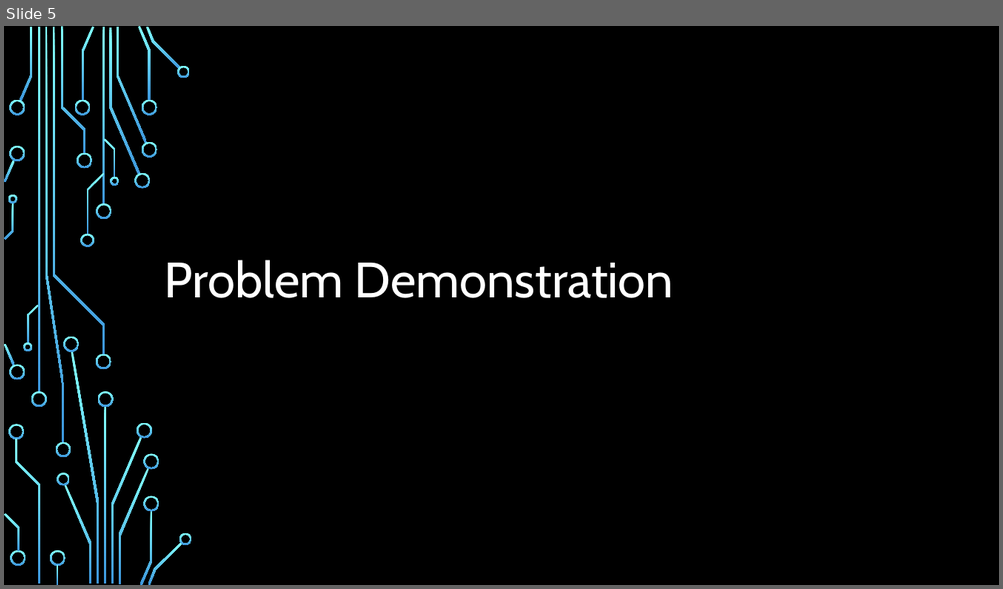
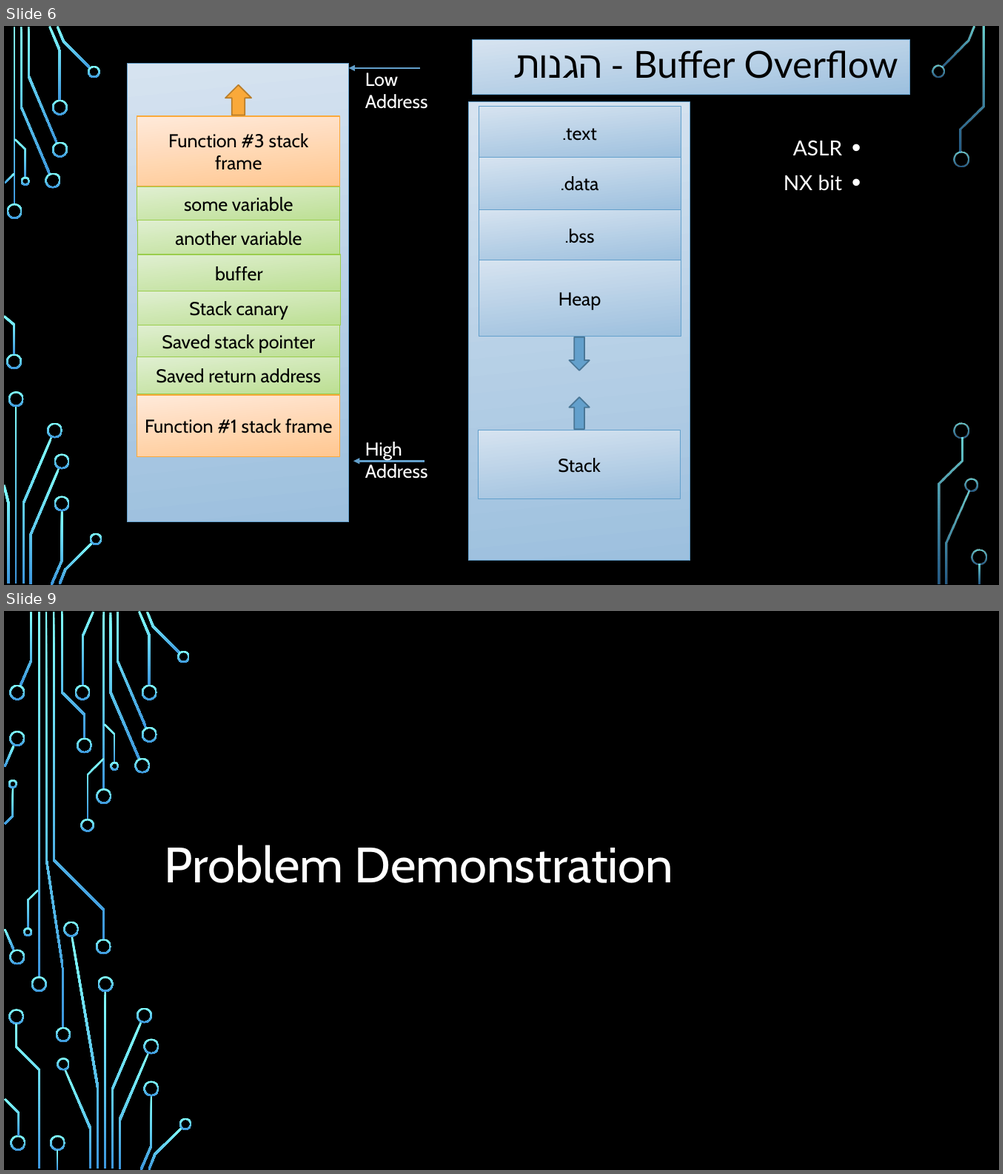
Before and after one commit to amit-sides/Seminar, a slide deck: Lecture/Lecture.pptx. Shown one above the other, each under a label of ours: slide 5 before the commit, slides 6 and 9 after it; the slides between them are not shown. The pictures are 1003x589 and 1003x1174 pixels, drawn with LibreOffice and Linux fonts; fonts in the diff are those of the drawing; background and template pictures are left out. Boxes give left, top, right and bottom in pixels: in the first picture for what was removed or moved away, otherwise in the second. Text is boxed around its words. In the diff, an @@ line names an element or a change of style, - is before the commit and + after.

Commit message:
Finished ROP

```diff
--- a/Lecture/Lecture.pptx
+++ b/Lecture/Lecture.pptx
@@ slide 6 added at (4,26,999,585), background picture (left out) @@
@@ rectangle added at (472,40,910,95), fill gradient #D7E4F0 to #9EC0DF, outline #63A0CC 0.75 pt @@
@@ rectangle added at (128,63,349,523), fill gradient #D7E4F0 to #9EC0DF, outline #63A0CC 0.75 pt @@
@@ arrow added from (420, 67) to (349, 67), #63A0CC 1.75 pt @@
@@ title added at (633,50,898,79), 36 pt, text #000000 @@
+Buffer Overflow - הגנות
@@ down arrow added at (225,85,252,115), fill #FAA93A, outline #B97D2B 1.25 pt @@
@@ text added at (365,73,428,109), 18 pt, text #FFFFFF @@
+Low Address
@@ rectangle added at (469,101,690,561), fill gradient #D7E4F0 to #9EC0DF, outline #63A0CC 0.75 pt @@
@@ rectangle added at (478,107,680,158), fill gradient #D7E4F0 to #9EC0DF, outline #63A0CC 0.75 pt, 18 pt, text #000000 @@
+.text
@@ rectangle added at (136,116,340,187), fill gradient #FFEBDA to #FFC792, outline #FAA93A 0.75 pt, 18 pt, text #000000 @@
+Function #3 stack frame
@@ rectangle added at (478,157,680,210), fill gradient #D7E4F0 to #9EC0DF, outline #63A0CC 0.75 pt, 18 pt, text #000000 @@
+.data
@@ text added at (783,140,842,191), 20 pt, text #FFFFFF @@
+  • ASLR
+  • NX bit
@@ rectangle added at (136,187,340,221), fill gradient #E1F0D2 to #BCDF93, outline #9ACD4C 0.75 pt, 18 pt, text #000000 @@
+some variable
@@ rectangle added at (137,220,341,256), fill gradient #E1F0D2 to #BCDF93, outline #9ACD4C 0.75 pt, 18 pt, text #000000 @@
+another variable
@@ rectangle added at (478,210,680,262), fill gradient #D7E4F0 to #9EC0DF, outline #63A0CC 0.75 pt, 18 pt, text #000000 @@
+.bss
@@ rectangle added at (137,255,341,292), fill gradient #E1F0D2 to #BCDF93, outline #9ACD4C 0.75 pt, 18 pt, text #000000 @@
+buffer
@@ rectangle added at (478,261,680,336), fill gradient #D7E4F0 to #9EC0DF, outline #63A0CC 0.75 pt, 18 pt, text #000000 @@
+Heap
@@ rectangle added at (137,292,341,326), fill gradient #E1F0D2 to #BCDF93, outline #9ACD4C 0.75 pt, 18 pt, text #000000 @@
+Stack canary
@@ rectangle added at (137,324,341,359), fill gradient #E1F0D2 to #BCDF93, outline #9ACD4C 0.75 pt, 18 pt, text #000000 @@
+Saved stack pointer
@@ rectangle added at (136,358,340,394), fill gradient #E1F0D2 to #BCDF93, outline #9ACD4C 0.75 pt, 18 pt, text #000000 @@
+Saved return address
@@ down arrow added at (569,337,589,371), fill #63A0CC, outline #497697 1.25 pt @@
@@ rectangle added at (136,395,340,457), fill gradient #FFEBDA to #FFC792, outline #FAA93A 0.75 pt, 18 pt, text #000000 @@
+Function #1 stack frame
@@ down arrow added at (569,397,589,429), fill #63A0CC, outline #497697 1.25 pt @@
@@ text added at (365,442,428,479), 18 pt, text #FFFFFF @@
+High Address
@@ rectangle added at (478,430,680,499), fill gradient #D7E4F0 to #9EC0DF, outline #63A0CC 0.75 pt, 18 pt, text #000000 @@
+Stack
@@ arrow added from (425, 462) to (353, 462), #63A0CC 1.75 pt @@
@@ group added at (4,26,987,585): 33 freeform shapes, 3 rectangles @@
@@ what was slide 5 is now slide 9 @@
```
Also in this commit, not shown: 1 slide changed, 3 other slides added.
